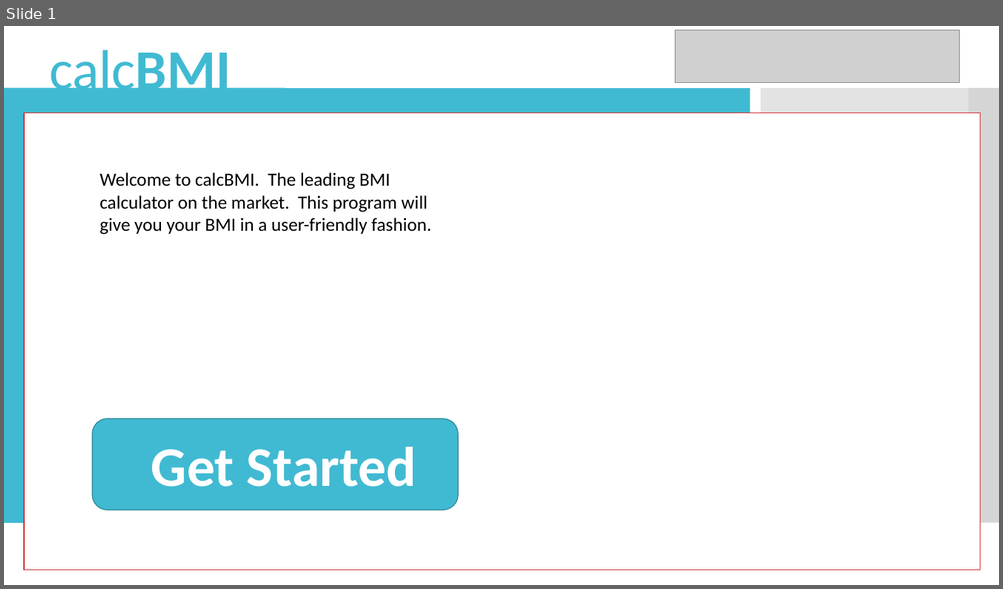
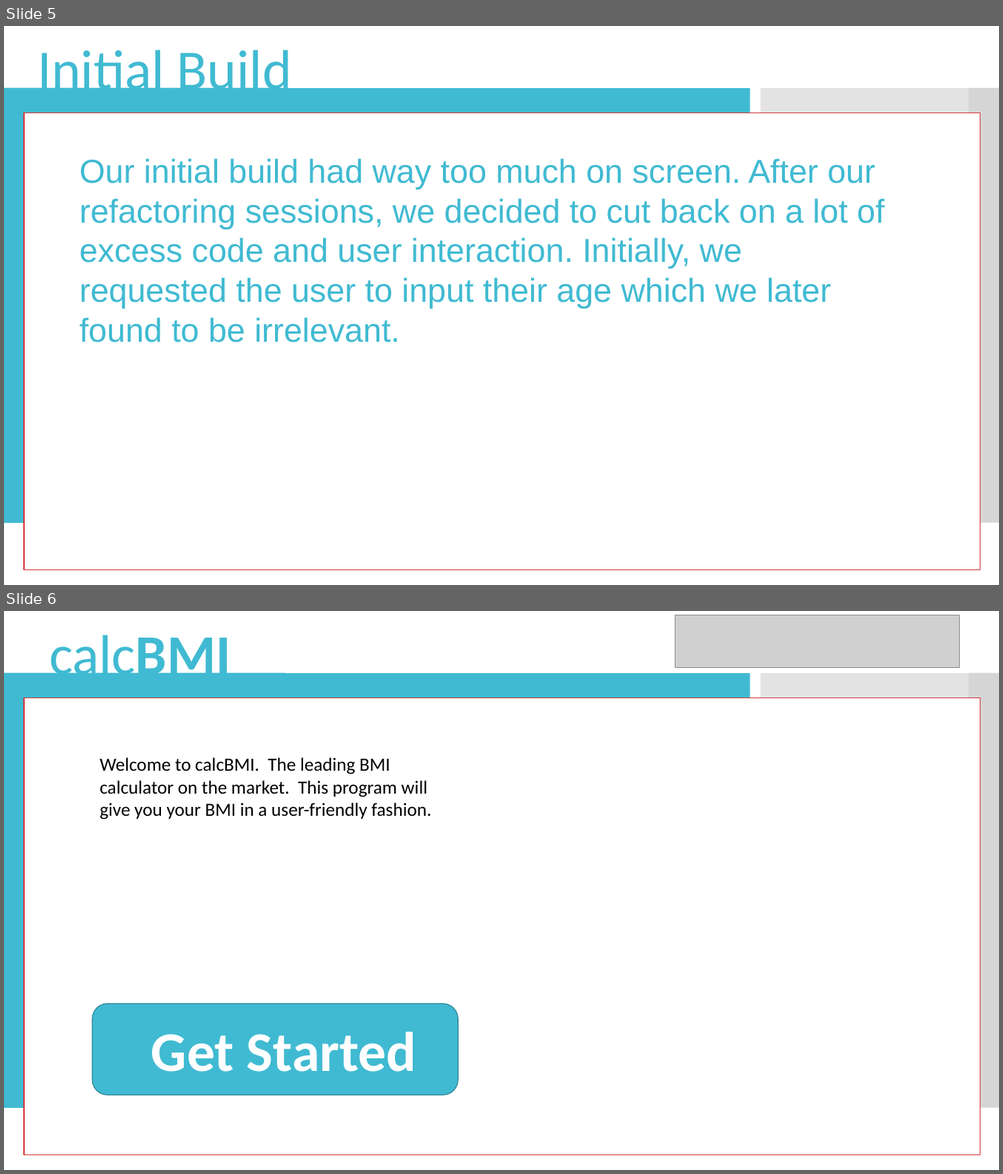
Before and after one commit to cookiedancer/calcBMI, a slide deck: Design.pptx. Shown one above the other, each under a label of ours: slide 1 before the commit, slides 5 and 6 after it. The pictures are 1003x589 and 1003x1174 pixels, drawn with LibreOffice and Linux fonts; fonts in the diff are those of the drawing; grey boxes stand for pictures. Boxes give left, top, right and bottom in pixels: in the first picture for what was removed or moved away, otherwise in the second. Text is boxed around its words. In the diff, an @@ line names an element or a change of style, - is before the commit and + after.

```diff
--- a/Design.pptx
+++ b/Design.pptx
@@ slide 5 added at (4, 26, 999, 585), background #FFFFFF; not listed: 4 template elements that a slide beside it also shows @@
@@ text added at (37, 50, 292, 102), 54 pt, text #40BAD2 @@
+Initial Build
@@ rectangle added at (24, 113, 981, 571), fill #FFFFFF, outline #D5393D 0.85 pt @@
@@ text added at (79, 158, 884, 343), 32 pt, text #40BAD2 @@
+Our initial build had way too much on screen. After our refactoring sessions, we decided to cut back on a lot of excess code and user interaction. Initially, we requested the user to input their age which we later found to be irrelevant.
@@ what was slide 1 is now slide 6 @@
```
Also in this commit, not shown: 4 other slides added.
